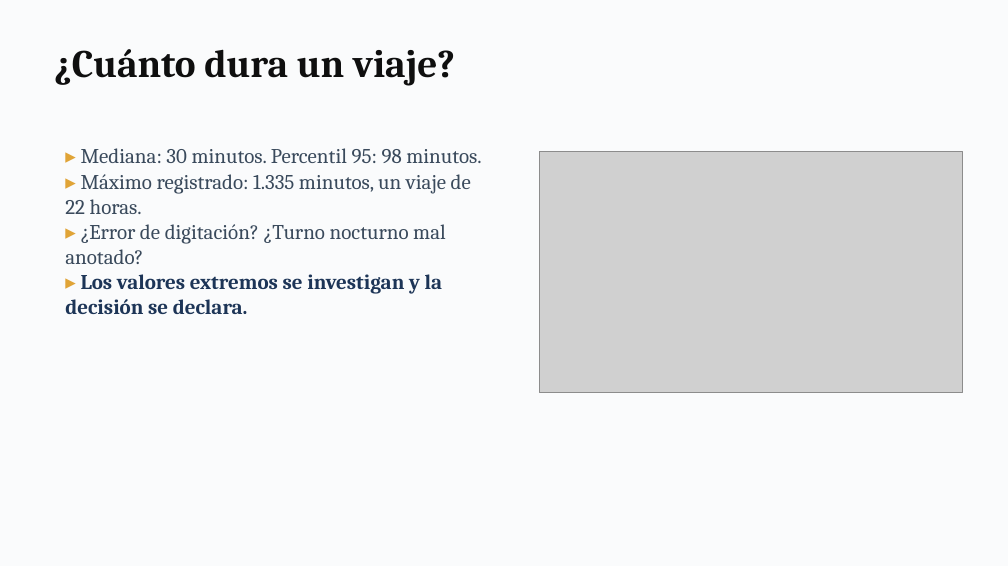
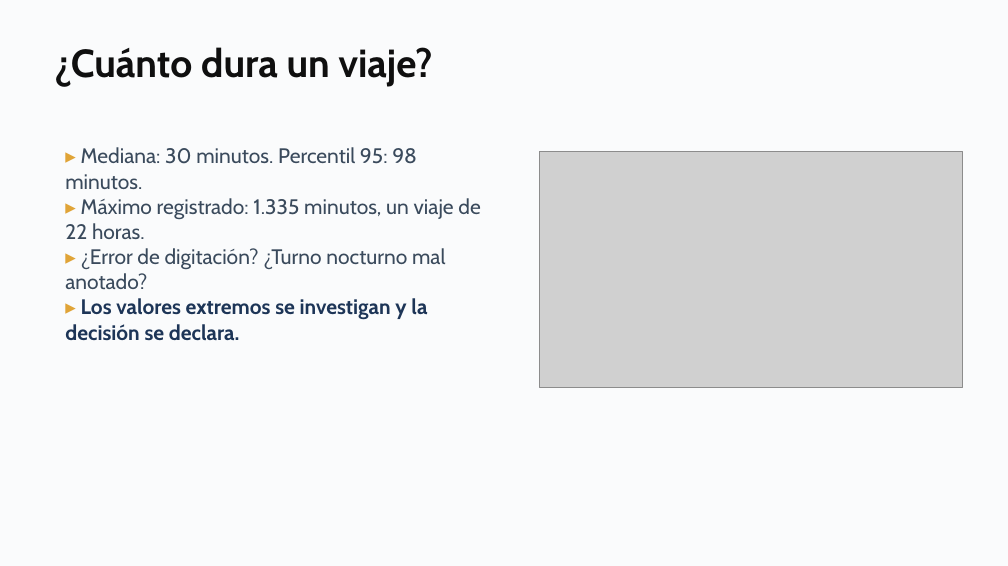
Before and after one commit to daniopitz/cienciadatos, a slide deck: slide 19 of presentaciones/clase02_pandas_eda.pptx (slide 18 before the commit). Drawn at 1008x566 pixels with LibreOffice and Linux fonts; fonts in the diff are those of the drawing; grey boxes stand for pictures. Boxes give left, top, right and bottom in pixels: in the first picture for what was removed or moved away, otherwise in the second. Text is boxed around its words. In the diff, an @@ line names an element or a change of style, - is before the commit and + after.

```diff
--- a/presentaciones/clase02_pandas_eda.pptx
+++ b/presentaciones/clase02_pandas_eda.pptx
@@ text "¿Cuánto dura un viaje?" at box(54, 47, 433, 87): font Cambria to Cabin @@
@@ text "▸ Mediana: 30 minutos. Percentil ..." at box(65, 147, 480, 341): font Cambria to Cabin @@
@@ picture: place and size @@
-picture at box(539, 151, 963, 393)
+picture at box(539, 151, 963, 388)
```
Also in this commit, not shown: 22 other slides changed, 3 slides added, 1 slide removed, 3 other files.
